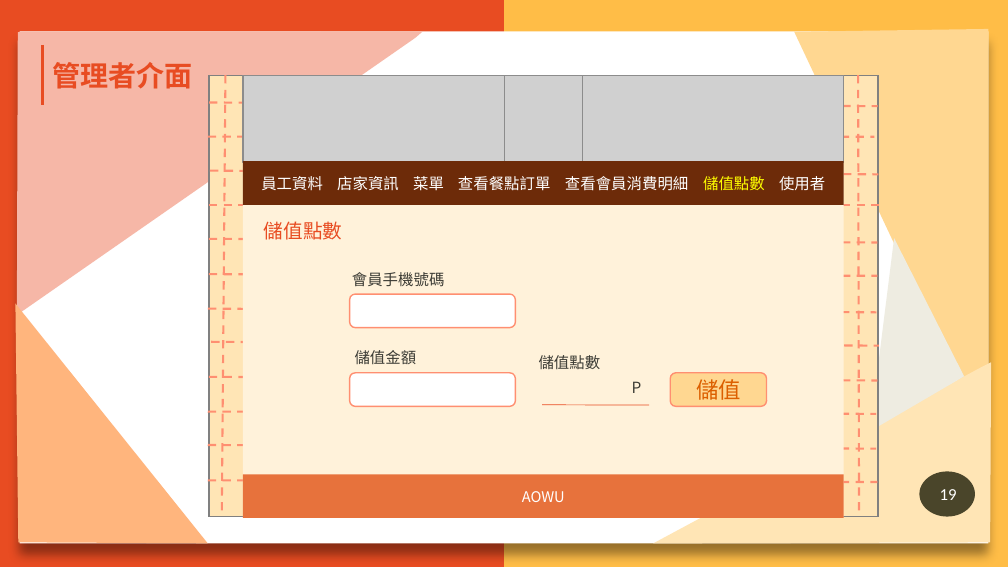
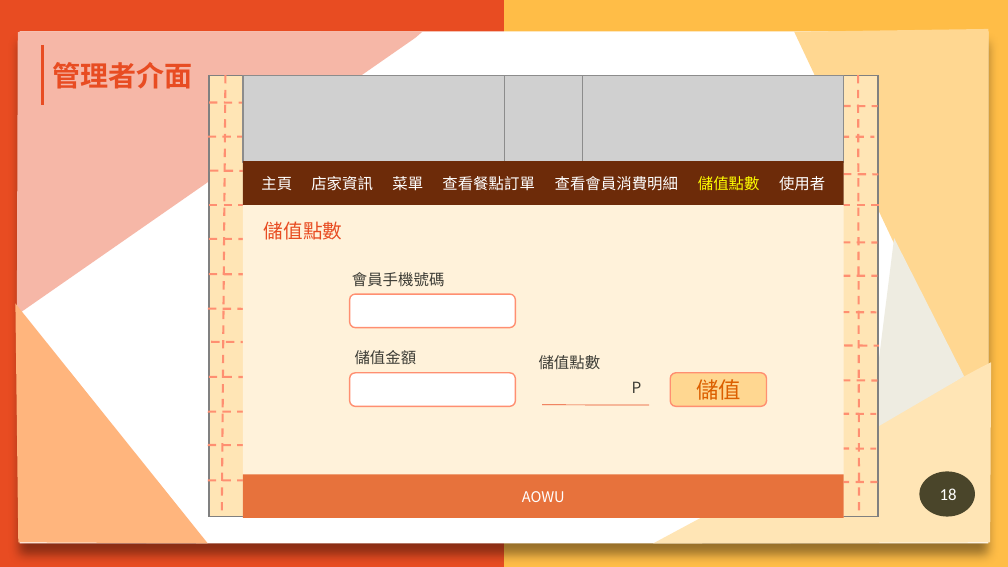
Before and after one commit to N1066442/board-game, a slide deck: slide 18 of 第109408組-AOWU桌遊GO-ppt.pptx (slide 19 before the commit). Drawn at 1008x567 pixels with LibreOffice and Linux fonts; fonts in the diff are those of the drawing; grey boxes stand for pictures; background and template pictures are left out. Boxes give left, top, right and bottom in pixels: in the first picture for what was removed or moved away, otherwise in the second. Text is boxed around its words. In the diff, an @@ line names an element or a change of style, - is before the commit and + after.

```diff
--- a/第109408組-AOWU桌遊GO-ppt.pptx
+++ b/第109408組-AOWU桌遊GO-ppt.pptx
@@ text removed at (261,176,323,191) @@
-員工資料
@@ text added at (261,176,292,190), 11 pt, text #FFFFFF @@
+主頁
@@ text "店家資訊": place and size @@
-text "店家資訊" at (337,176,399,191)
+text "店家資訊" at (311,176,373,191)
@@ text "菜單": place and size @@
-text "菜單" at (413,176,444,191)
+text "菜單" at (392,176,423,191)
@@ text "查看餐點訂單": place and size @@
-text "查看餐點訂單" at (458,176,551,191)
+text "查看餐點訂單" at (442,176,535,191)
@@ text "查看會員消費明細": place and size @@
-text "查看會員消費明細" at (565,176,688,191)
+text "查看會員消費明細" at (555,176,678,191)
@@ text "儲值點數": place and size @@
-text "儲值點數" at (703,176,765,191)
+text "儲值點數" at (698,176,760,190)
@@ page number at (940,488,957,500): text changed @@
-19
+18
```
Also in this commit, not shown: 6 other slides changed, 1 slide removed.
